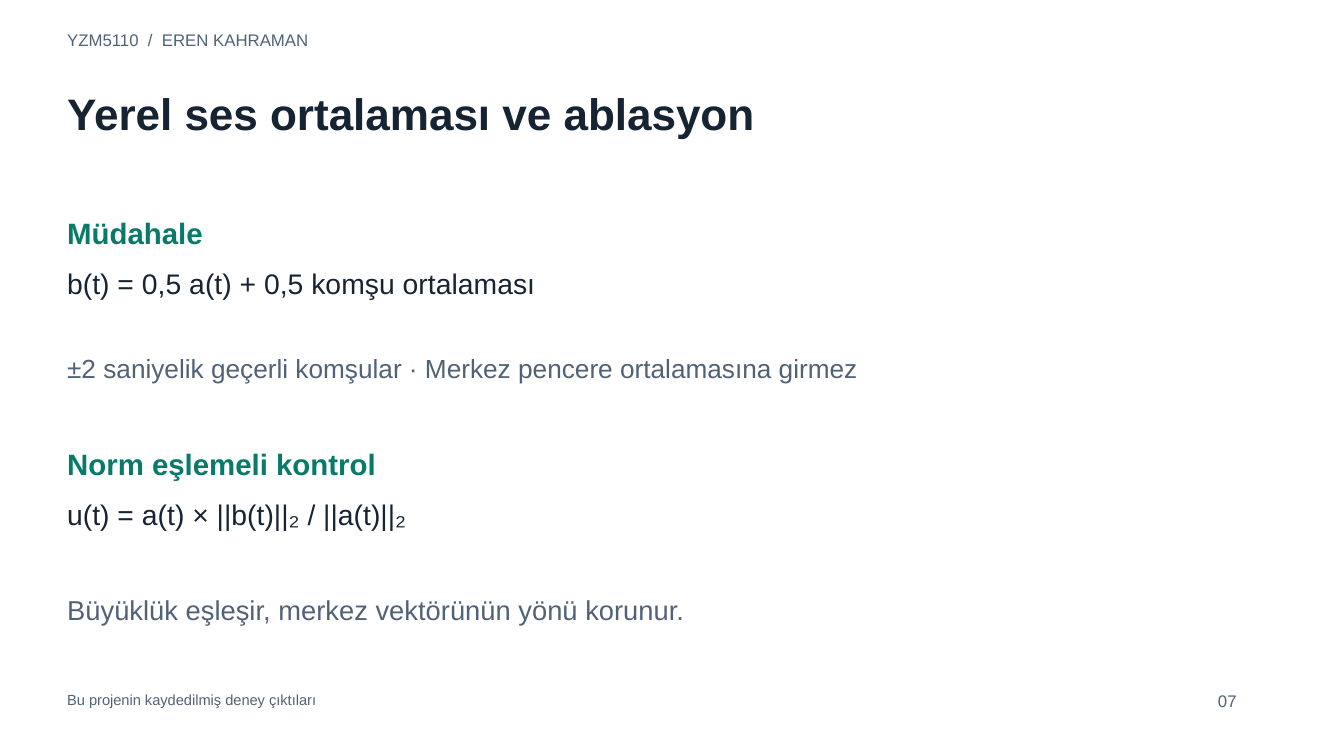
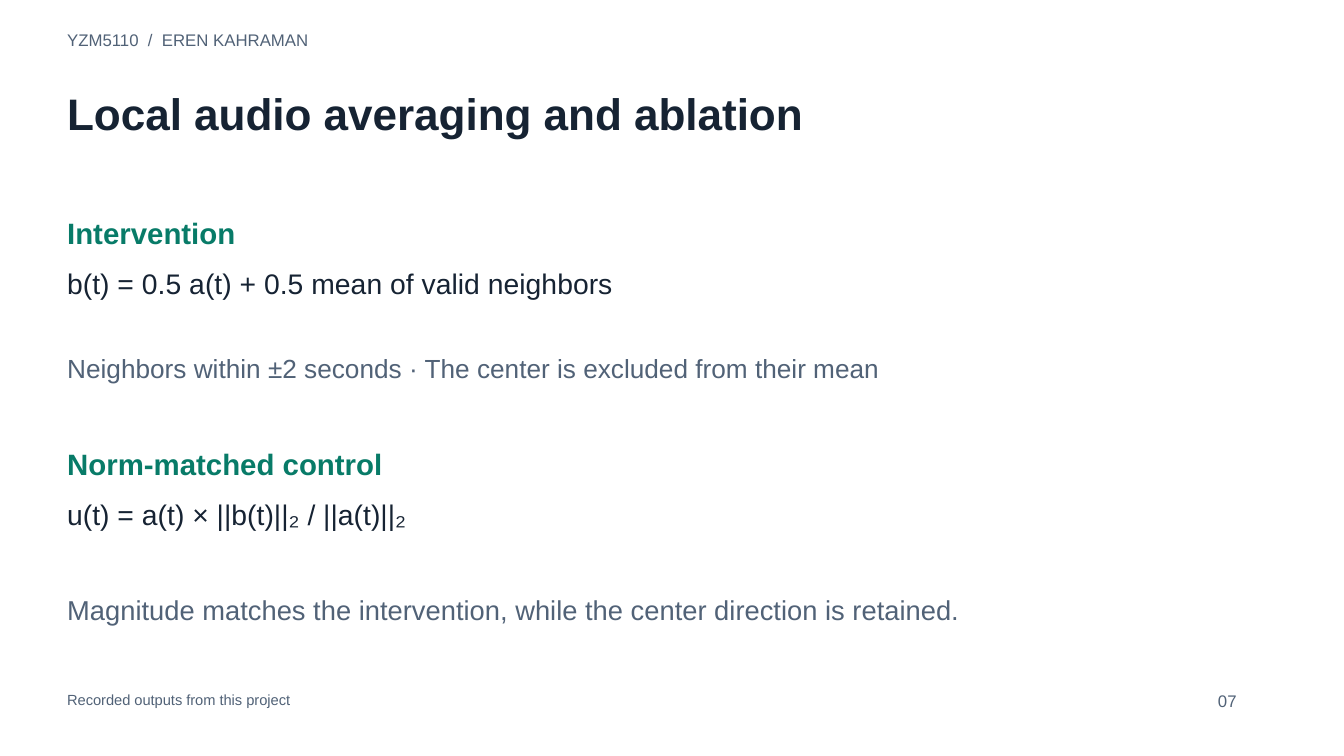
Before and after one commit to yasarkasa/yzm5110-ave-audio-shifts, a slide deck: slide 7 of output/slides/Kahraman_YZM5110_Presentation.pptx. Drawn at 1344x756 pixels with LibreOffice and Linux fonts; fonts in the diff are those of the drawing. Boxes give left, top, right and bottom in pixels: in the first picture for what was removed or moved away, otherwise in the second. Text is boxed around its words. In the diff, an @@ line names an element or a change of style, - is before the commit and + after.

```diff
--- a/output/slides/Kahraman_YZM5110_Presentation.pptx
+++ b/output/slides/Kahraman_YZM5110_Presentation.pptx
@@ text at box(67, 98, 803, 138): text changed @@
-Yerel ses ortalaması ve ablasyon
+Local audio averaging and ablation
@@ text at box(67, 222, 235, 245): text changed @@
-Müdahale
+Intervention
@@ text at box(67, 273, 613, 300): text changed @@
-b(t) = 0,5 a(t) + 0,5 komşu ortalaması
+b(t) = 0.5 a(t) + 0.5 mean of valid neighbors
@@ text at box(67, 359, 879, 383): text changed @@
-±2 saniyelik geçerli komşular · Merkez pencere ortalamasına girmez
+Neighbors within ±2 seconds · The center is excluded from their mean
@@ text at box(67, 453, 383, 476): text changed @@
-Norm eşlemeli kontrol
+Norm-matched control
@@ text at box(67, 600, 958, 625): text changed @@
-Büyüklük eşleşir, merkez vektörünün yönü korunur.
+Magnitude matches the intervention, while the center direction is retained.
@@ text at box(67, 694, 290, 708): text changed @@
-Bu projenin kaydedilmiş deney çıktıları
+Recorded outputs from this project
```
Also in this commit, not shown: 14 other slides changed, 12 other files.
